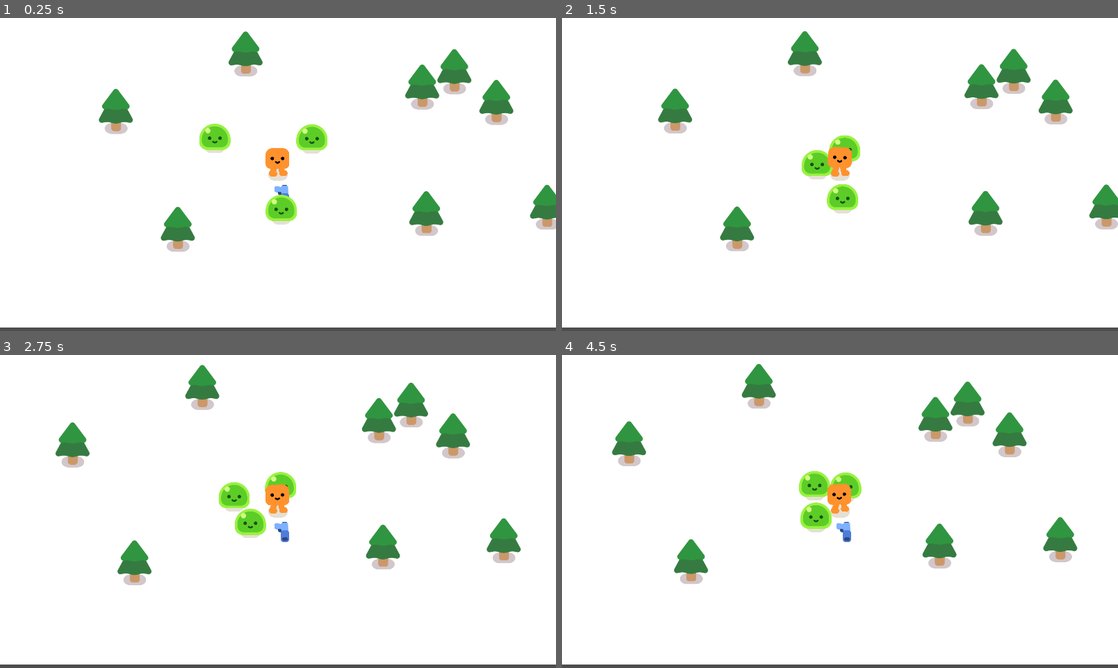
Above: before the commit, frames 1-4 (two rows, left to right).
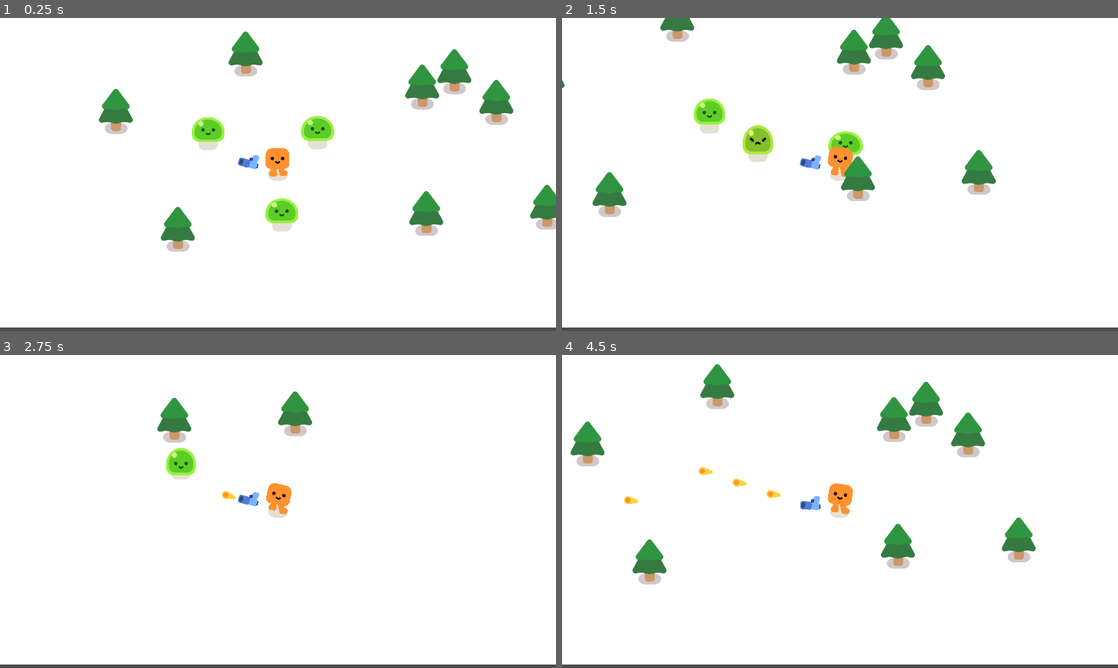
Above: after the commit, the same moments.

Repository: lanyy721/my2DGameDemo
Game: Godot game, scene res://survivor_game.tscn
The game is run twice, just before and just after one commit, with the same random seed, the same clock (stepped at 60 frames per second) and the same inputs.
Inputs:
- Up to frame 1 (0.25 s): no input
- Up to frame 2 (1.5 s): hold D (move_right) 0.53-1.28 s; hold S (move_down) from 1.28 s (still down)
- Up to frame 3 (2.75 s): release S (move_down) at 2.03 s; hold D (move_right) from 2.03 s (still down)
- Up to frame 4 (4.5 s): release D (move_right) at 2.78 s; hold W (move_up) 2.78-3.53 s; hold A (move_left) from 3.53 s (still down)

The runs differ from the first frame. In frame 1, 1.5% of the frame differs, in the area x 34-61%, y 31-69%; in frame 2, 10%, in the area x 0-100%, y 0-75%; in frame 3, 7.5%; in frame 4, 10%.

Commit message:
Add bullet combat and mob damage

Diff:
--- /dev/null
+++ b/2d-project-assets/bullet.gd
@@ -0,0 +1,22 @@
+extends Area2D
+
+var travelled_distance=0
+
+func _physics_process(delta: float) -> void:
+	const SPEED=1000
+	const RANGE=1200
+
+	var direction=Vector2.RIGHT.rotated(rotation)
+	position+=direction*SPEED*delta
+
+	travelled_distance+=SPEED*delta
+
+	if travelled_distance>RANGE:
+		queue_free()
+
+
+
+func _on_body_entered(body: Node2D) -> void:
+	queue_free()
+	if body.has_method("take_damage"):
+		body.take_damage()
--- /dev/null
+++ b/2d-project-assets/bullet.tscn
@@ -0,0 +1,23 @@
+[gd_scene format=3 uid="uid://b5ixw66oaedki"]
+
+[ext_resource type="Texture2D" uid="uid://bd4rrqj72amnx" path="res://pistol/projectile.png" id="1_v7oki"]
+[ext_resource type="Script" uid="uid://cfjvwhypwf5h5" path="res://bullet.gd" id="1_v8qja"]
+
+[sub_resource type="CircleShape2D" id="CircleShape2D_wp5od"]
+radius = 17.029387
+
+[node name="Bullet" type="Area2D" unique_id=370270311]
+top_level = true
+rotation = 0.55796915
+collision_layer = 0
+collision_mask = 3
+script = ExtResource("1_v8qja")
+
+[node name="Projectile" type="Sprite2D" parent="." unique_id=980318629]
+position = Vector2(-10, -1)
+texture = ExtResource("1_v7oki")
+
+[node name="CollisionShape2D" type="CollisionShape2D" parent="." unique_id=1578519030]
+shape = SubResource("CircleShape2D_wp5od")
+
+[connection signal="body_entered" from="." to="." method="_on_body_entered"]
--- a/2d-project-assets/gun.gd
+++ b/2d-project-assets/gun.gd
@@ -1,7 +1,20 @@
 extends Area2D
 
-func _physics_process(delta: float) -> void:
+func _physics_process(_delta: float) -> void:
 	var enemies_in_range=get_overlapping_bodies()
 	if enemies_in_range.size()>0:
 		var target_enemy=enemies_in_range.front()
 		look_at(target_enemy.global_position)
+
+func shoot():
+	const BULLET=preload("res://bullet.tscn")
+	var new_bullet=BULLET.instantiate()
+	new_bullet.global_position=$%ShootPoint.global_position
+	new_bullet.global_rotation=$%ShootPoint.global_rotation
+
+	$%ShootPoint.add_child(new_bullet)
+
+
+
+func _on_timer_timeout() -> void:
+	shoot()
--- a/2d-project-assets/gun.tscn
+++ b/2d-project-assets/gun.tscn
@@ -7,6 +7,8 @@
 radius = 513.0088
 
 [node name="Gun" type="Area2D" unique_id=18712494]
+collision_layer = 0
+collision_mask = 2
 script = ExtResource("1_dk5gl")
 
 [node name="CollisionShape2D" type="CollisionShape2D" parent="." unique_id=922947113]
@@ -21,6 +23,13 @@
 rotation = -0.05235988
 texture = ExtResource("1_vk1bi")
 
-[node name="Marker2D" type="Marker2D" parent="WeaponPivot/Pistol" unique_id=235403774]
+[node name="ShootPoint" type="Marker2D" parent="WeaponPivot/Pistol" unique_id=235403774]
+unique_name_in_owner = true
 position = Vector2(26.230047, -10.294154)
 rotation = 0.031087607
+
+[node name="Timer" type="Timer" parent="." unique_id=1457999547]
+wait_time = 0.3
+autostart = true
+
+[connection signal="timeout" from="Timer" to="." method="_on_timer_timeout"]
--- a/2d-project-assets/mob.gd
+++ b/2d-project-assets/mob.gd
@@ -1,8 +1,27 @@
 extends CharacterBody2D
 
-@onready var player=get_node("/root/Game/Player")
+var health=3
+
+@onready var player := get_node_or_null("/root/Game/Player") as CharacterBody2D
+
+func _ready() -> void:
+	$Slime.play_walk()
 
 func _physics_process(_delta: float) -> void:
+	if not is_instance_valid(player):
+		velocity = Vector2.ZERO
+		return
+
 	var direction=global_position.direction_to(player.global_position)
-	velocity=direction*300
+	velocity=direction*200
 	move_and_slide()
+
+func take_damage():
+	health-=1
+	$Slime.play_hurt()
+	if health==0:
+		queue_free()
+		const SMOKE_SENCE=preload("res://smoke_explosion/smoke_explosion.tscn")
+		var smoke=SMOKE_SENCE.instantiate()
+		get_parent().add_child(smoke)
+		smoke.global_position=global_position
--- a/2d-project-assets/mob.tscn
+++ b/2d-project-assets/mob.tscn
@@ -7,9 +7,12 @@
 radius = 54.0
 
 [node name="Mob" type="CharacterBody2D" unique_id=2137865495]
+collision_layer = 2
+collision_mask = 3
 script = ExtResource("1_nokgg")
 
 [node name="Slime" parent="." unique_id=2008890567 instance=ExtResource("1_dy6sc")]
+unique_name_in_owner = true
 
 [node name="CollisionShape2D" type="CollisionShape2D" parent="." unique_id=1401062959]
 position = Vector2(0, -29)
Not shown, added: 2d-project-assets/bullet.gd.uid
